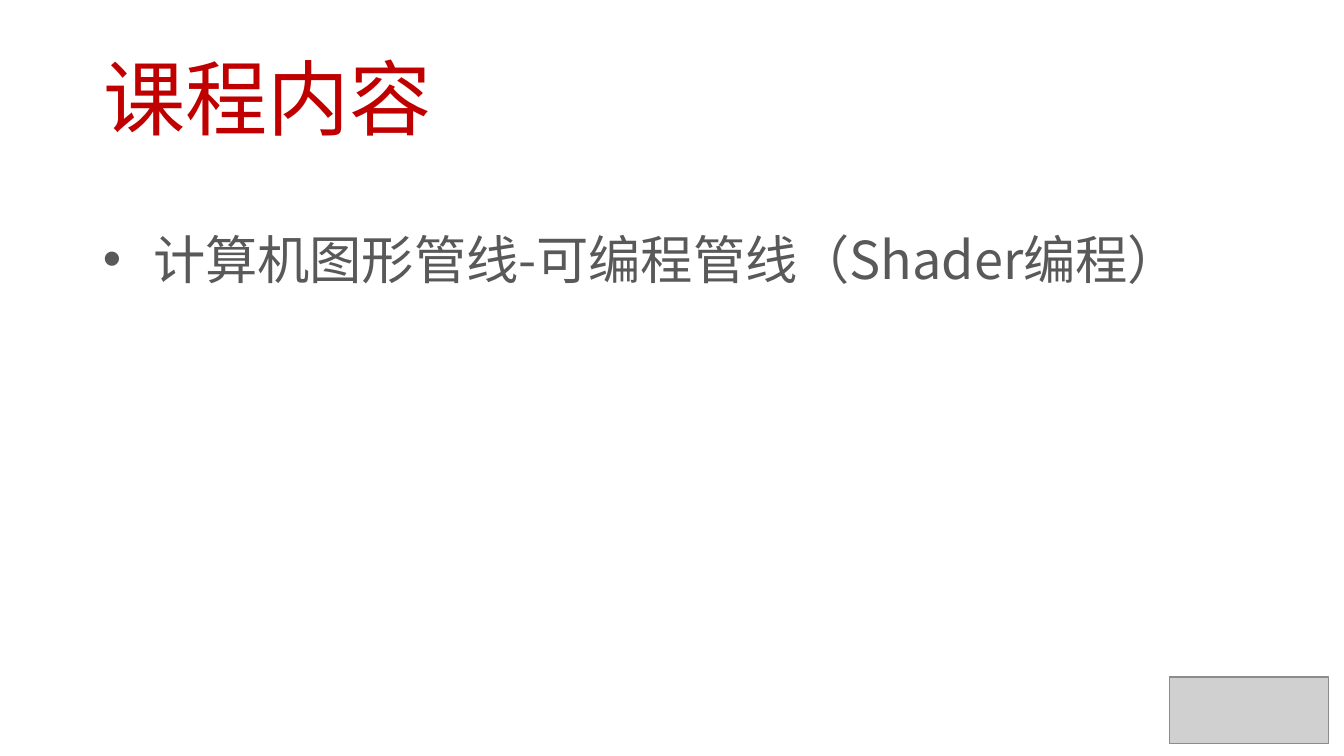
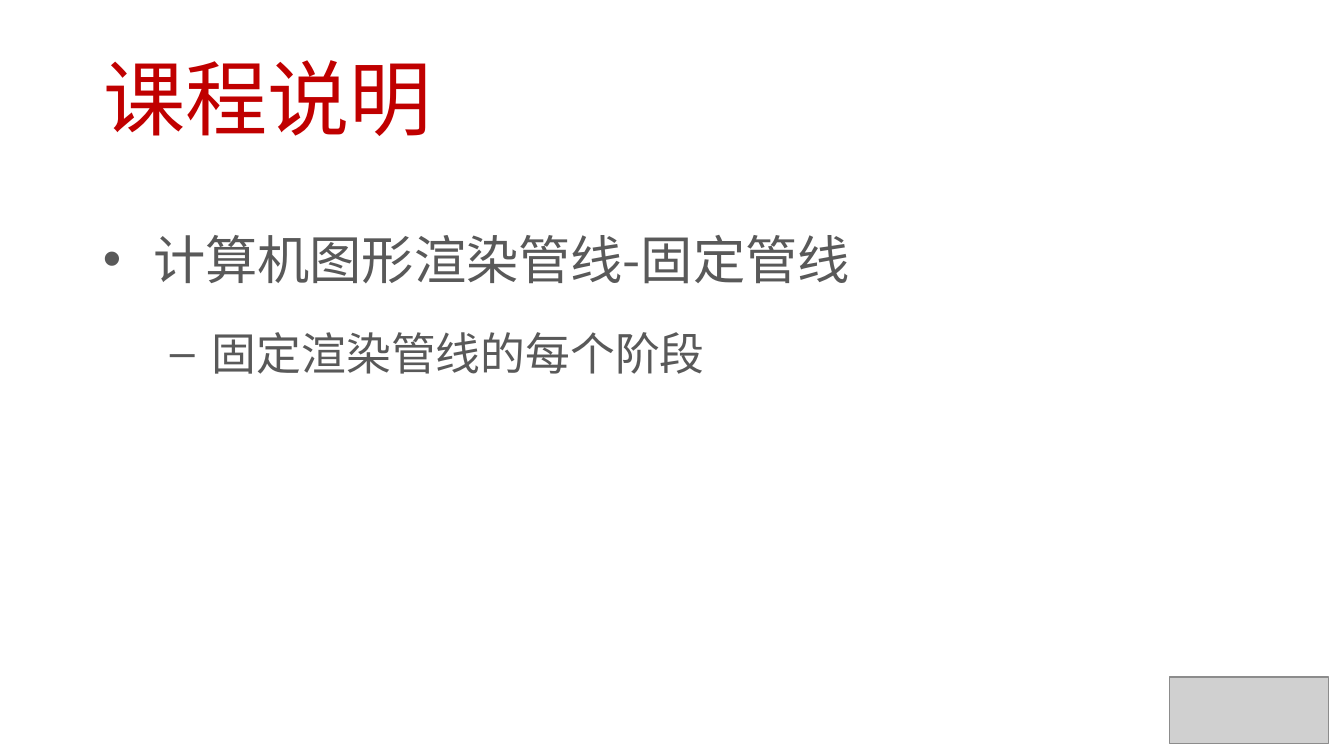
Before and after one commit to EDUCourseSeries/GraphicsPipeline, a slide deck: slide 5 of PPT/Graphics Pipeline01-课程介绍.pptx. Drawn at 1344x756 pixels with LibreOffice and Linux fonts; fonts in the diff are those of the drawing; grey boxes stand for pictures. Boxes give left, top, right and bottom in pixels: in the first picture for what was removed or moved away, otherwise in the second. Text is boxed around its words. In the diff, an @@ line names an element or a change of style, - is before the commit and + after.

```diff
--- a/PPT/Graphics Pipeline01-课程介绍.pptx
+++ b/PPT/Graphics Pipeline01-课程介绍.pptx
@@ title at box(103, 60, 431, 136): text changed @@
-课程内容
+课程说明
@@ text at box(153, 235, 850, 374): text changed @@
-• 计算机图形管线-可编程管线（Shader编程）
+• 计算机图形渲染管线-固定管线
+  – 固定渲染管线的每个阶段
```
Also in this commit, not shown: 4 other slides changed, 3 slides added, 15 other files.
